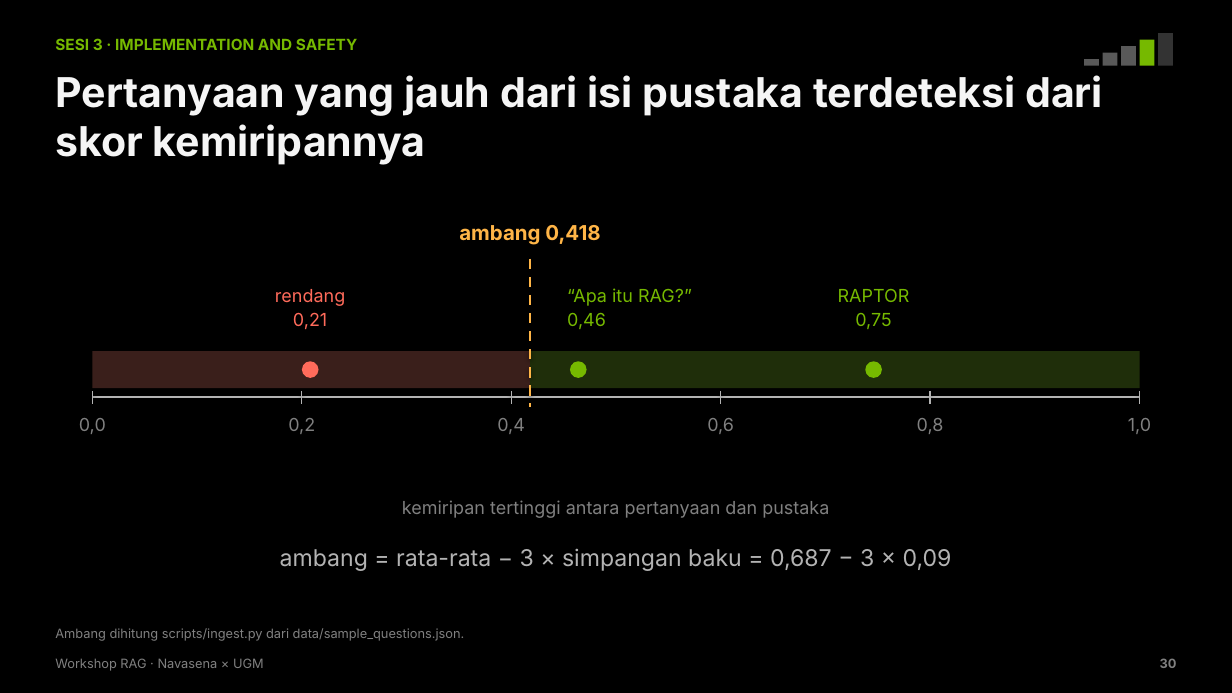
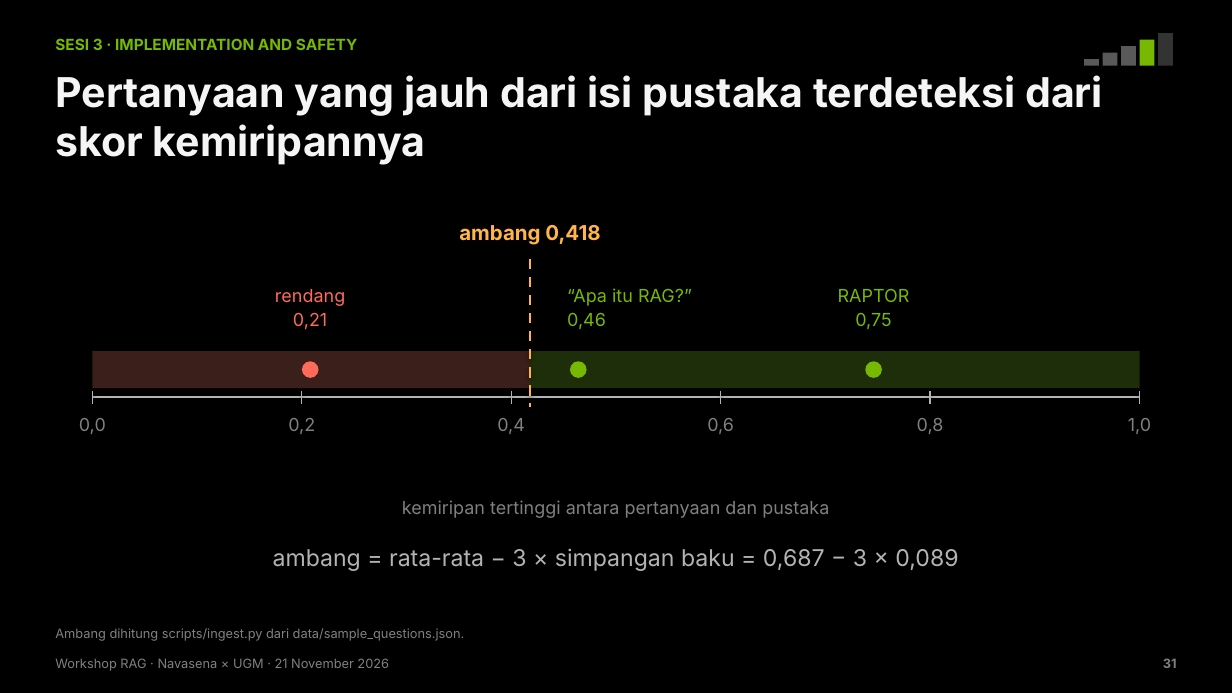
Before and after one commit to chmdznr/navasena-ugm-rag-workshop, a slide deck: slide 31 of slides/dist/Navasena_UGM_Workshop_RAG.pptx (slide 30 before the commit). Drawn at 1232x693 pixels with LibreOffice and Linux fonts; fonts in the diff are those of the drawing. Boxes give left, top, right and bottom in pixels: in the first picture for what was removed or moved away, otherwise in the second. Text is boxed around its words. In the diff, an @@ line names an element or a change of style, - is before the commit and + after.

```diff
--- a/slides/dist/Navasena_UGM_Workshop_RAG.pptx
+++ b/slides/dist/Navasena_UGM_Workshop_RAG.pptx
@@ text at [273, 549, 958, 571]: text changed @@
-ambang = rata-rata − 3 × simpangan baku = 0,687 − 3 × 0,09
+ambang = rata-rata − 3 × simpangan baku = 0,687 − 3 × 0,089
@@ text at [55, 658, 389, 671]: text changed @@
-Workshop RAG · Navasena × UGM
+Workshop RAG · Navasena × UGM · 21 November 2026
@@ text at [1163, 658, 1177, 668]: text changed @@
-30
+31
```
Also in this commit, not shown: 33 other slides changed, 3 slides added, 2 slides removed, 33 other files.
